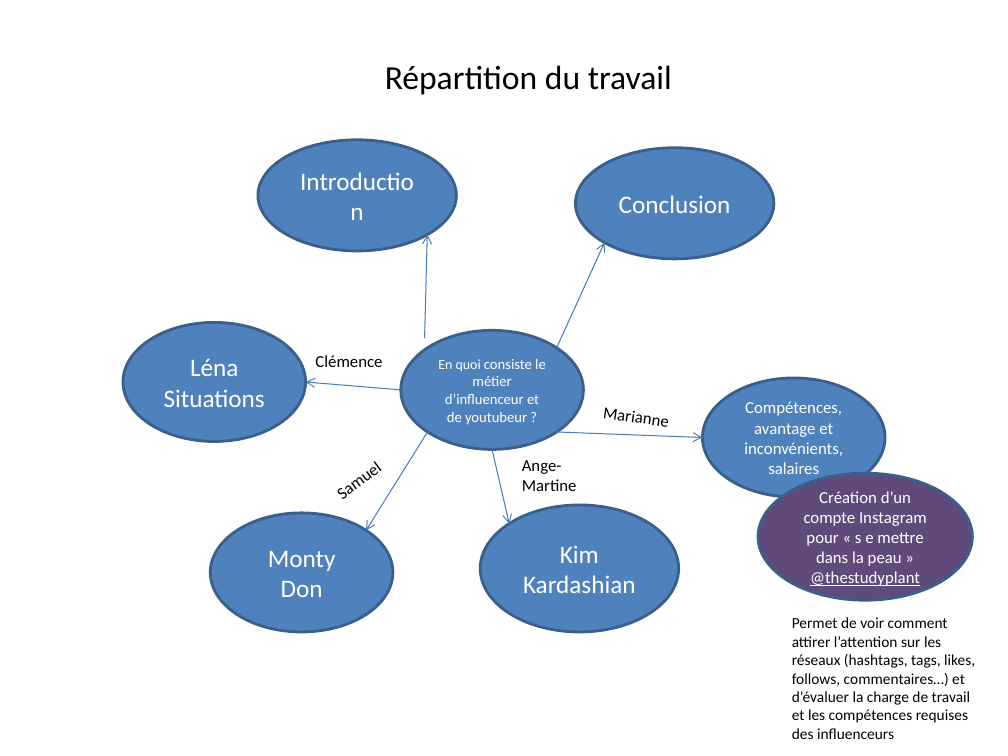
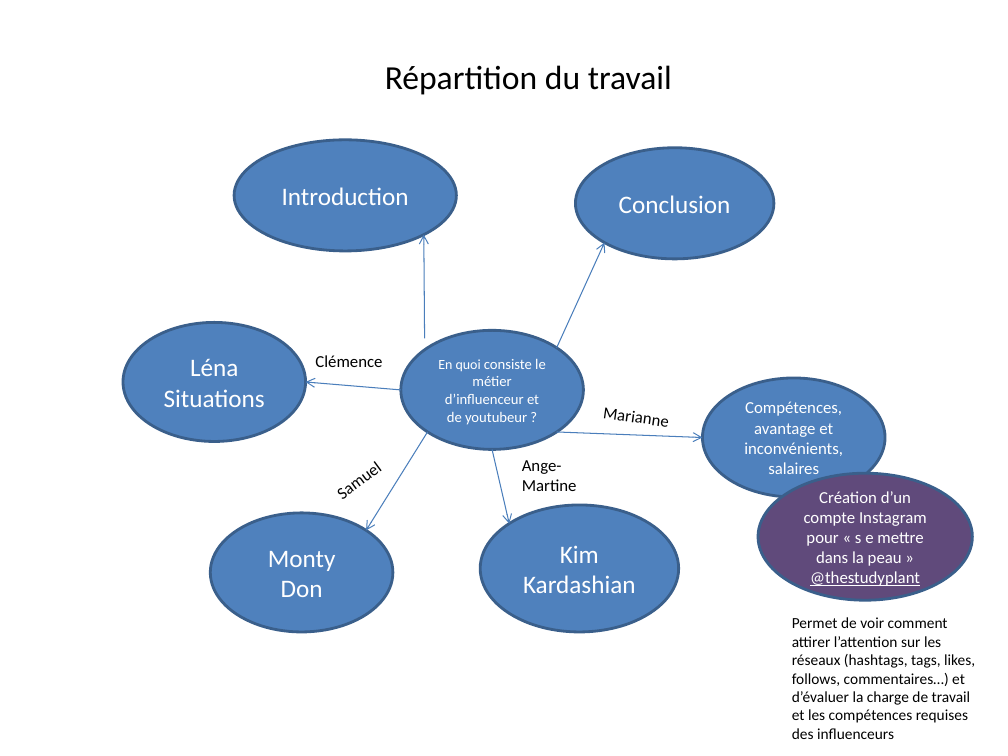
Before and after one commit to pierreghesqui/Lyc-e, a slide deck: slide 2 of SNT/AvantMars/RéseauxSociaux/Groupe2/Influenceur/SNT Influencer.pptx. Drawn at 1008x756 pixels with LibreOffice and Linux fonts; fonts in the diff are those of the drawing. Boxes give left, top, right and bottom in pixels: in the first picture for what was removed or moved away, otherwise in the second. Text is boxed around its words. In the diff, an @@ line names an element or a change of style, - is before the commit and + after.

```diff
--- a/SNT/AvantMars/RéseauxSociaux/Groupe2/Influenceur/SNT Influencer.pptx
+++ b/SNT/AvantMars/RéseauxSociaux/Groupe2/Influenceur/SNT Influencer.pptx
@@ ellipse "Introduction": place and size @@
-ellipse "Introduction" at [258,140,457,251]
+ellipse "Introduction" at [234,140,456,251]
@@ arrow moved from (424, 339) - (427, 235) to (424, 339) - (423, 235) @@
```
Also in this commit, not shown: 16 other files.
